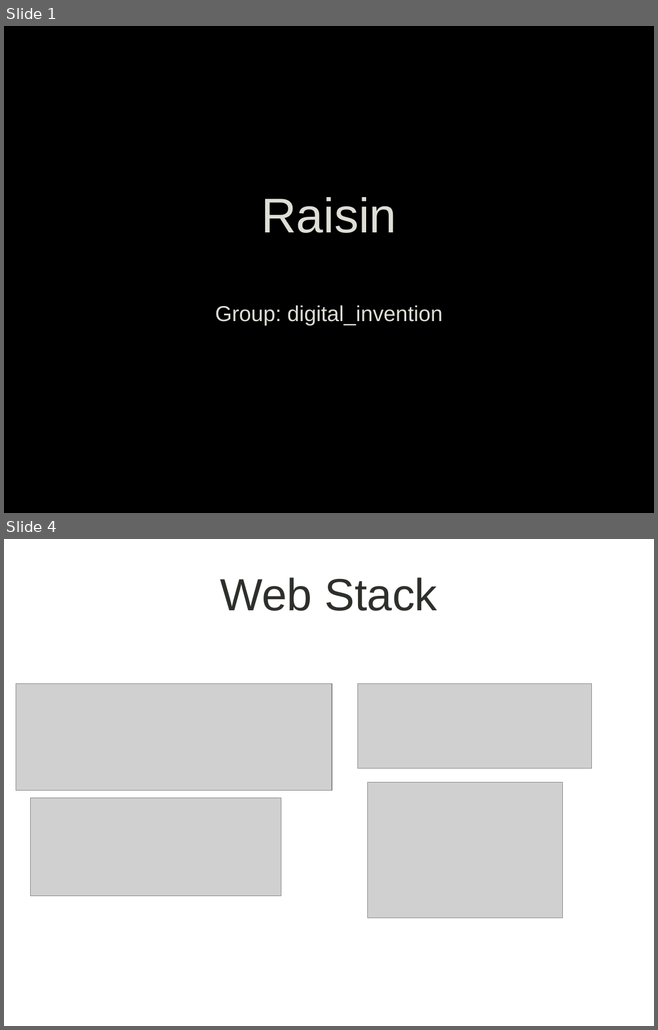
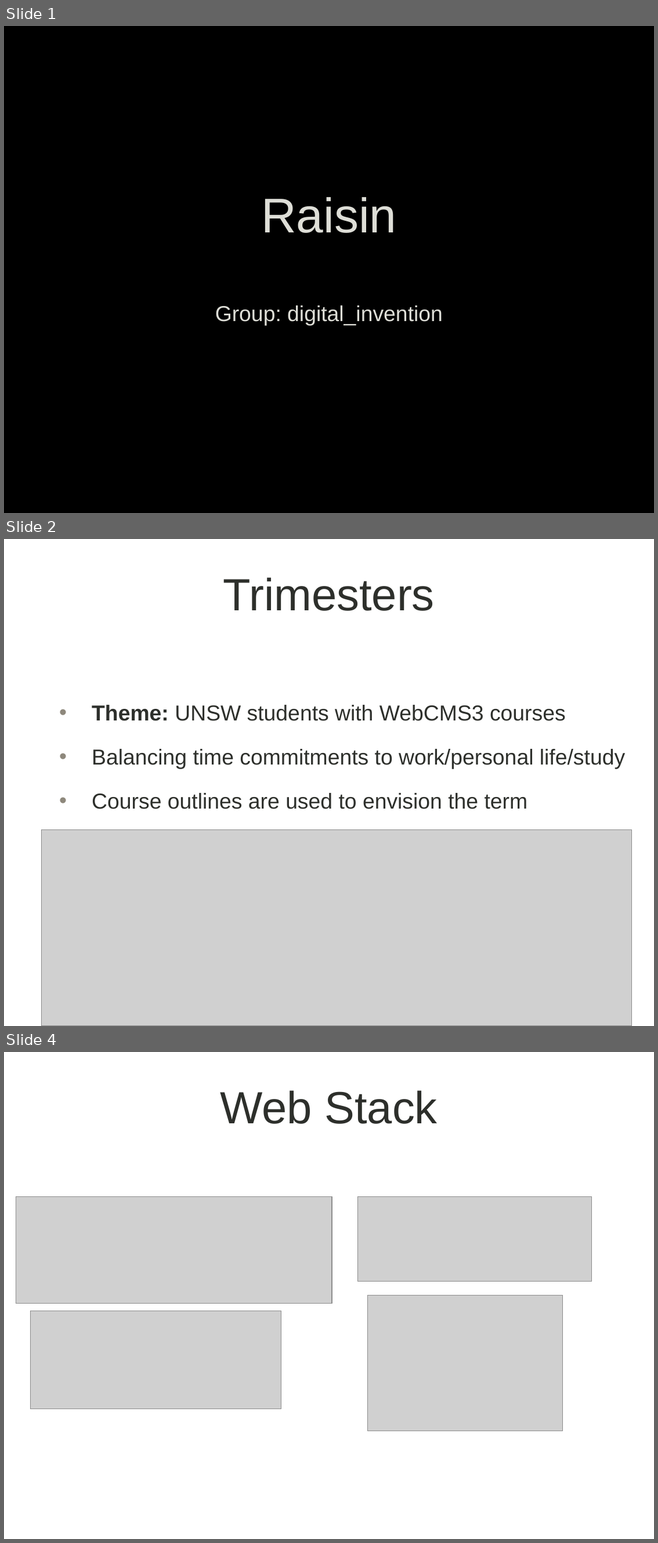
Before and after one commit to unsw-se2021/digital_invention, a slide deck: Deliverable3.pptx. Shown one above the other, each under a label of ours: slides 1 and 4 before the commit, slides 1, 2 and 4 after it; the slides between them are not shown. The pictures are 658x1030 and 658x1543 pixels, drawn with LibreOffice and Linux fonts; fonts in the diff are those of the drawing; grey boxes stand for pictures; background and template pictures are left out. Boxes give left, top, right and bottom in pixels: in the first picture for what was removed or moved away, otherwise in the second. Text is boxed around its words. In the diff, an @@ line names an element or a change of style, - is before the commit and + after.

```diff
--- a/Deliverable3.pptx
+++ b/Deliverable3.pptx
@@ slide 2 added at [4, 539, 654, 1026], background picture (left out) @@
@@ title added at [223, 577, 434, 611], 50 pt, text #2D2F2B @@
+Trimesters
@@ text added at [92, 705, 625, 809], 24 pt, text #2D2F2B @@
+• Theme: UNSW students with WebCMS3 courses
+• Balancing time commitments to work/personal life/study
+• Course outlines are used to envision the term
@@ picture added at [42, 830, 632, 1026] @@
```
Also in this commit, not shown: 2 other slides added, 3 slides removed.
